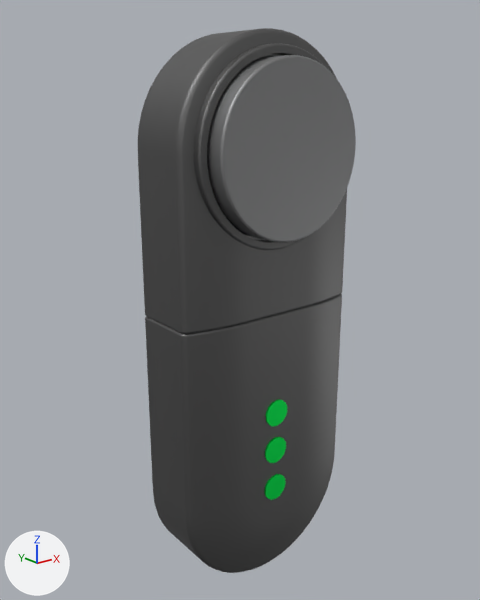
Before and after pictures for a commit that changed the glTF model 3dmodels/faster/faster.gltf.
The view is the same before and after, from a 50 mm lens placed at (-0.0898, -0.1142, 0.0578), pointed at (-0.0024, -0.0049, 0.0141). The lights are fixed; the arrows at lower left show +X, +Y and +Z.

The first picture shows 'Body10', 'Body12', 'Body7', 'Body8', 'led1', 'led2'.
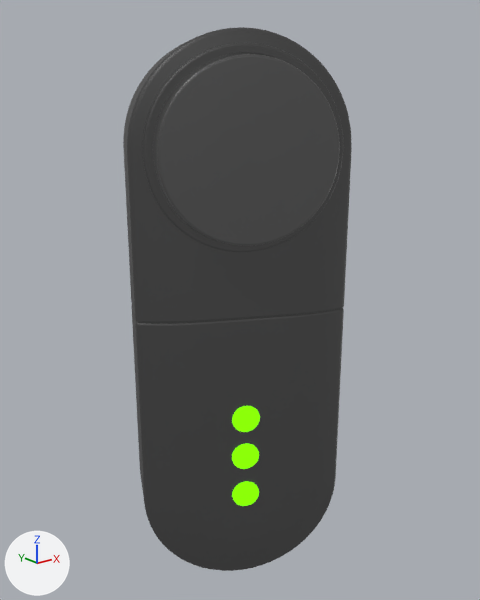
Boxes [x1, y1, x2, y2] around the edits, measured in the pictures (480 x 600 px):
'Body7', moved: before [145, 294, 342, 573]; after [132, 307, 344, 571]
'Body8', moved: before [138, 28, 347, 334]; after [123, 27, 352, 323]
'Body10', recoloured, surface changed, moved: before [207, 54, 356, 243]; after [152, 53, 340, 246]
'led1', recoloured, surface changed, moved: before [266, 400, 287, 426]; after [232, 406, 260, 432]
'led2', recoloured, surface changed, moved: before [265, 437, 286, 463]; after [232, 443, 259, 469]
'Body12', recoloured, surface changed, moved: before [265, 474, 286, 500]; after [232, 481, 259, 506]

The change in detail:
Material 'Plastic - Glossy (Grey).001' (mat_plastic___glossy__grey__001) changes colour from grey #979899 to dark grey #454545; in linear values from (0.31, 0.314, 0.318) to (0.0593, 0.0593, 0.0593).
In material 'Plastic - Glossy (Grey).001' (mat_plastic___glossy__grey__001), roughness goes from 0.553 to 0.427.
In material 'Plastic - Glossy (Grey).001' (mat_plastic___glossy__grey__001), emission_strength is now set to 0.0386.
Material 'Plastic - Glossy (Grey).002' (mat_plastic___glossy__grey__002) changes colour from green #00ff60 to green #53ff1a; in linear values from (0.0, 1.0, 0.118) to (0.0867, 1.0, 0.0104).
In material 'Plastic - Glossy (Grey).002' (mat_plastic___glossy__grey__002), emission_strength is now set to 1.0.
Material 'Plastic - Glossy (Grey)' (mat_plastic___glossy__grey) changes colour from grey #717171 to black #404040; in linear values from (0.165, 0.165, 0.165) to (0.0509, 0.0509, 0.0509).
In material 'Plastic - Glossy (Grey)' (mat_plastic___glossy__grey), emission_strength is now set to 0.0301.
In object 'Body10' (ob_body10), parent goes from ob_faster_def_22_v14 to ob_faster_def_22_v17.
In object 'Body12' (ob_body12), parent goes from ob_faster_def_22_v14 to ob_faster_def_22_v17.
In object 'Body7' (ob_body7), parent goes from ob_faster_def_22_v14 to ob_faster_def_22_v17.
In object 'Body8' (ob_body8), parent goes from ob_faster_def_22_v14 to ob_faster_def_22_v17.
In object 'led1' (ob_led1), parent goes from ob_faster_def_22_v14 to ob_faster_def_22_v17.
In object 'led2' (ob_led2), parent goes from ob_faster_def_22_v14 to ob_faster_def_22_v17.
Object 'faster_def_22 v17' (ob_faster_def_22_v17) is new.
Its location is (0.0, 0.0, 0.0).
Its rotation in degrees is (90, 0, -26).
Its scale is (0.001, 0.001, 0.001).
